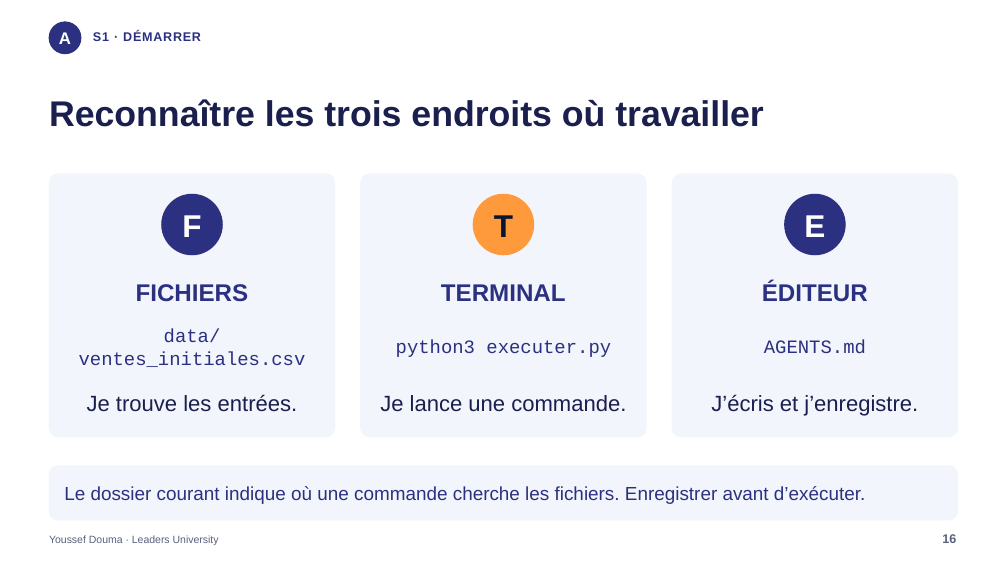
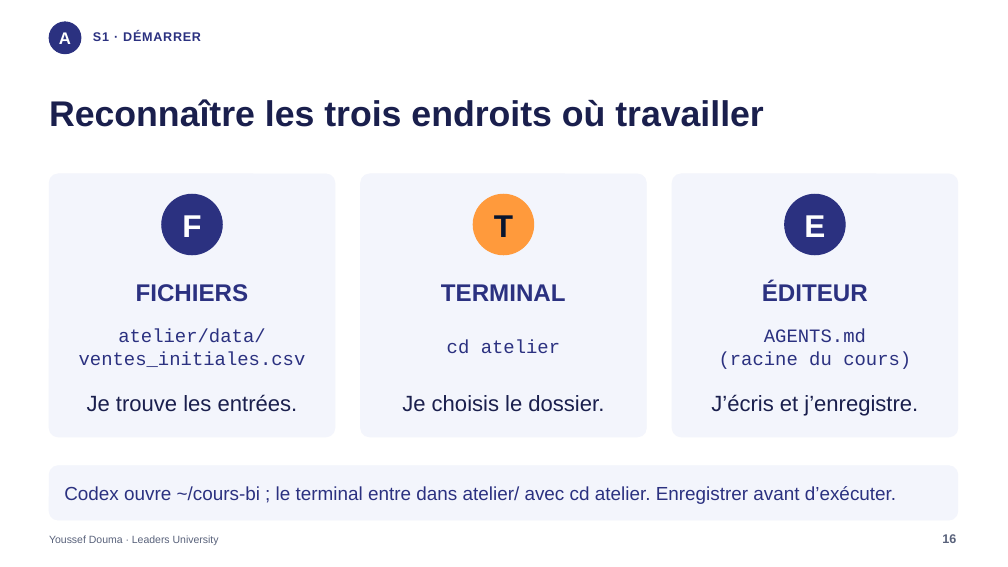
Before and after one commit to jodouma/leaders-bi-ia-etl-28h, a slide deck: slide 16 of presentation/Atlas_CODEX_BI_15h.pptx. Drawn at 1008x567 pixels with LibreOffice and Linux fonts; fonts in the diff are those of the drawing. Boxes give left, top, right and bottom in pixels: in the first picture for what was removed or moved away, otherwise in the second. Text is boxed around its words. In the diff, an @@ line names an element or a change of style, - is before the commit and + after.

```diff
--- a/presentation/Atlas_CODEX_BI_15h.pptx
+++ b/presentation/Atlas_CODEX_BI_15h.pptx
@@ text at (79, 329, 306, 367): text changed @@
-data/ventes_initiales.csv
+atelier/data/
+ventes_initiales.csv
@@ text at (447, 340, 560, 353): text changed @@
-python3 executer.py
+cd atelier
@@ text at (719, 351, 911, 369): paragraph added @@
+(racine du cours)
@@ text at (402, 395, 604, 412): text changed @@
-Je lance une commande.
+Je choisis le dossier.
@@ text at (64, 486, 896, 504): text changed @@
-Le dossier courant indique où une commande cherche les fichiers. Enregistrer avant d’exécuter.
+Codex ouvre ~/cours-bi ; le terminal entre dans atelier/ avec cd atelier. Enregistrer avant d’exécuter.
```
Also in this commit, not shown: 43 other slides changed, 2 slides added, 5 other files.
